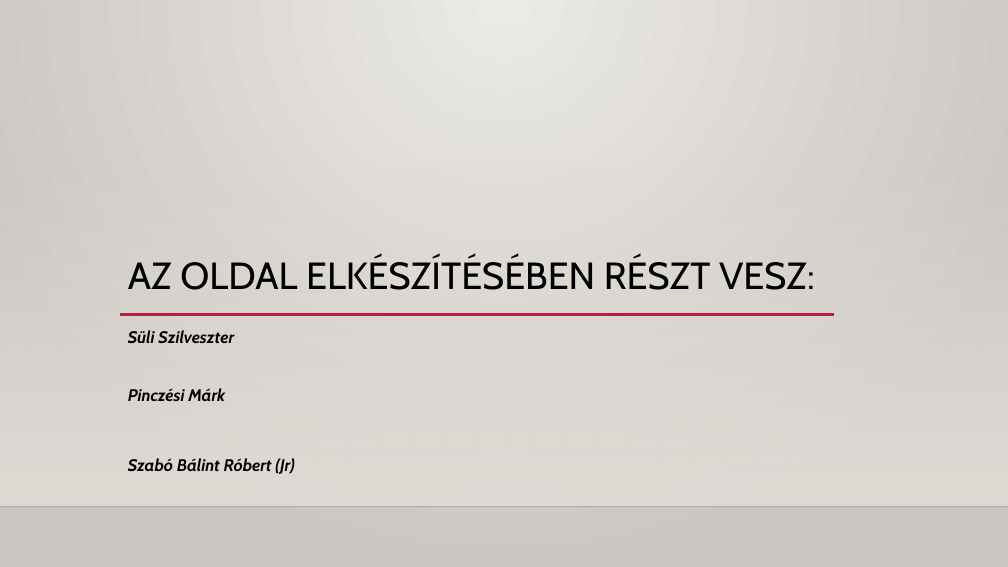
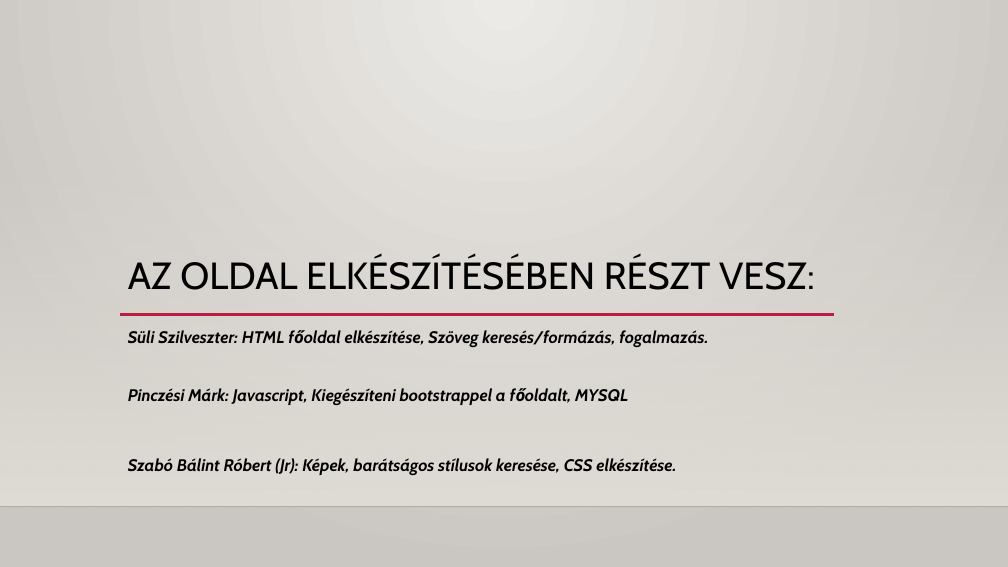
Before and after one commit to veszti2/Receptes, a slide deck: slide 3 of Project.pptx. Drawn at 1008x567 pixels with LibreOffice and Linux fonts; fonts in the diff are those of the drawing; background and template pictures are left out. Boxes give left, top, right and bottom in pixels: in the first picture for what was removed or moved away, otherwise in the second. Text is boxed around its words. In the diff, an @@ line names an element or a change of style, - is before the commit and + after.

Commit message:
Add files via upload
Fejlesztett project, kiegészítve.

```diff
--- a/Project.pptx
+++ b/Project.pptx
@@ text at (x1=128, y1=330, x2=708, y2=475): text changed @@
-Süli Szilveszter
-Pinczési Márk
-Szabó Bálint Róbert (Jr)
+Süli Szilveszter: HTML főoldal elkészítése, Szöveg keresés/formázás, fogalmazás.
+Pinczési Márk: Javascript, Kiegészíteni bootstrappel a főoldalt, MYSQL
+Szabó Bálint Róbert (Jr): Képek, barátságos stílusok keresése, CSS elkészítése.
```
